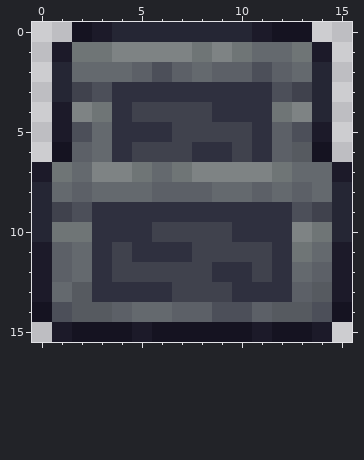
Pixel-art sprite, stored at sprites/item_Furnace/0a5c9331-02ac-43af-8a8b-3c546da9b6d5.png. The first picture shows the starting point.
The file is 16x16 pixels.
The result:
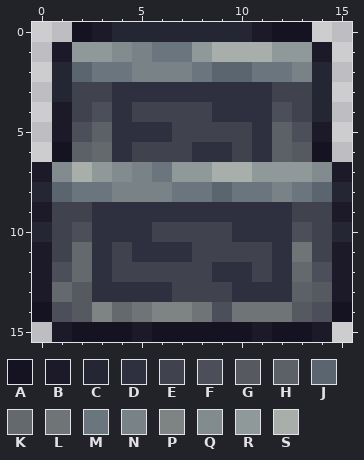
Palette (. is transparent): A #151321  B #1c1a29  C #252634  D #2f303f  E #40424d  F #4c4f59  G #565a60  H #5c6067  J #5a6570  K #64696e  L #6f7576  M #6b757d  N #788287  P #7e8384  Q #828c8e  R #909999  S #a8afaa
Diff:
@@ x 0..15 @@
  0 ..ABCCCCCCCBAA..
- 1 .BLLPPPPLPLKKLB.
- 2 .CKKKHFHKHHFHKC.
- 3 .CEFDDDDDDDDFEC.
- 4 .BPLDEEEEDDDLPC.
- 5 .BFKDDDEEEEDHFB.
+ 1 .BRRQNMMRSSSRRB.
+ 2 .CJMMNNNMJJMMNC.
+ 3 .CEEDDDDDDDDEEC.
+ 4 .BEFDEEEEDDDFEC.
+ 5 .BFHDDDEEEEDHFB.
  6 .AHKDEEEDDEDHGA.
- 7 BLKPPLKLPPPPLKKB
- 8 CKHKKKHHHKKHKHKC
- 9 CEFDDDDDDDDDDFEC
-10 CLLDDDEEEEDDDPLC
-11 BHKDEDDDEEEEDLKB
-12 BHKDEEEEEDDEDKHB
+ 7 BQSRQNMRRSSRRRQB
+ 8 CJMMNNNMMJMMNMJC
+ 9 BEEDDDDDDDDDDEEB
+10 CEFDDDEEEEDDDFEC
+11 BEKDEDDDEEEEDLEB
+12 BFKDEEEEEDDEDKFB
 13 BKGDDDDEEEDDDHGB
-14 AFGGHKKHHFFHGGFA
+14 AFGPKLPPLFLLLGFA
 15 .BAAABAAAAABAAB.
Where, in picture pixels (left, top, right, bottom), the same in both pictures:
changed: (32, 42, 352, 322)
